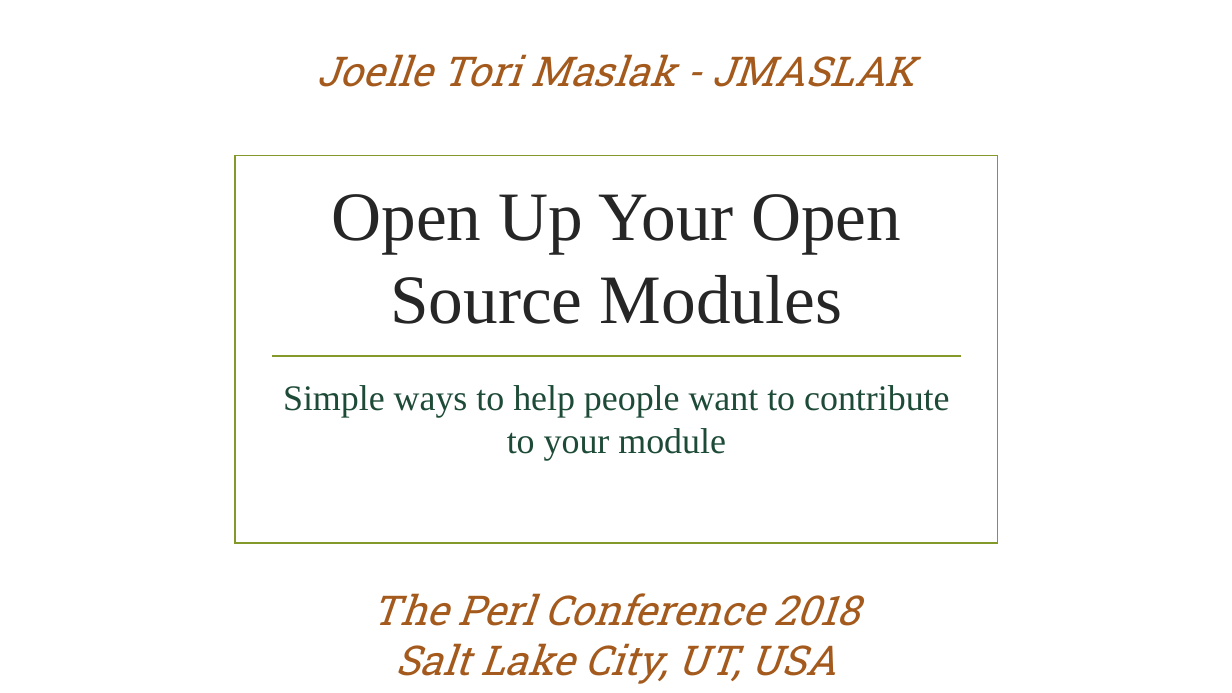
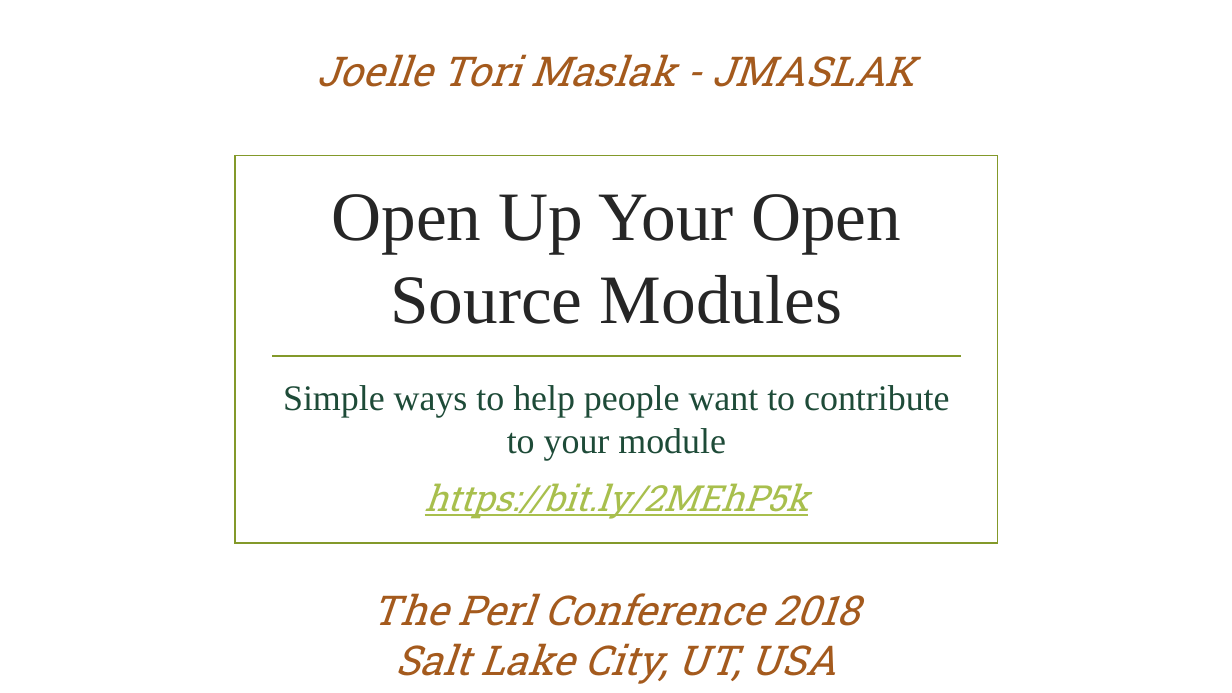
Before and after one commit to jmaslak/OpenYourOpenSourceSlides, a slide deck: slide 1 of OpenYourOpenSource.pptx. Drawn at 1232x693 pixels with LibreOffice and Linux fonts; fonts in the diff are those of the drawing; background and template pictures are left out. Boxes give left, top, right and bottom in pixels: in the first picture for what was removed or moved away, otherwise in the second. Text is boxed around its words. In the diff, an @@ line names an element or a change of style, - is before the commit and + after.

```diff
--- a/OpenYourOpenSource.pptx
+++ b/OpenYourOpenSource.pptx
@@ subtitle at (x1=425, y1=483, x2=808, y2=519): paragraph added @@
+https://bit.ly/2MEhP5k
```
Also in this commit, not shown: 1 other slide changed.
